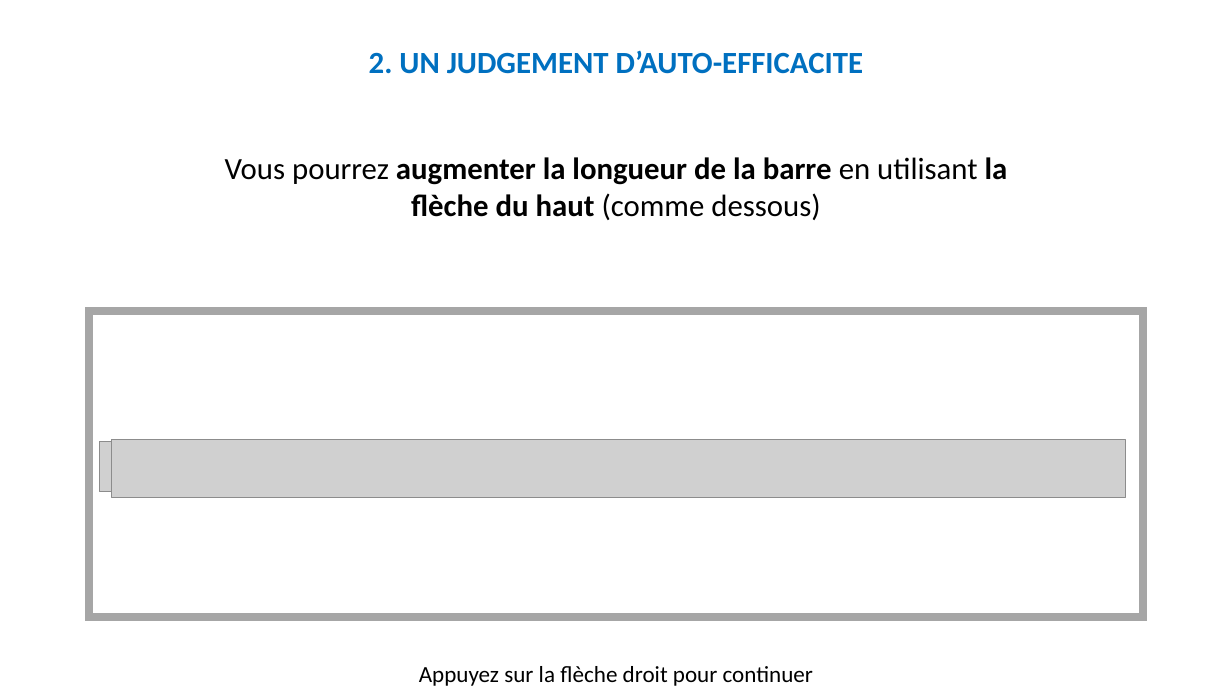
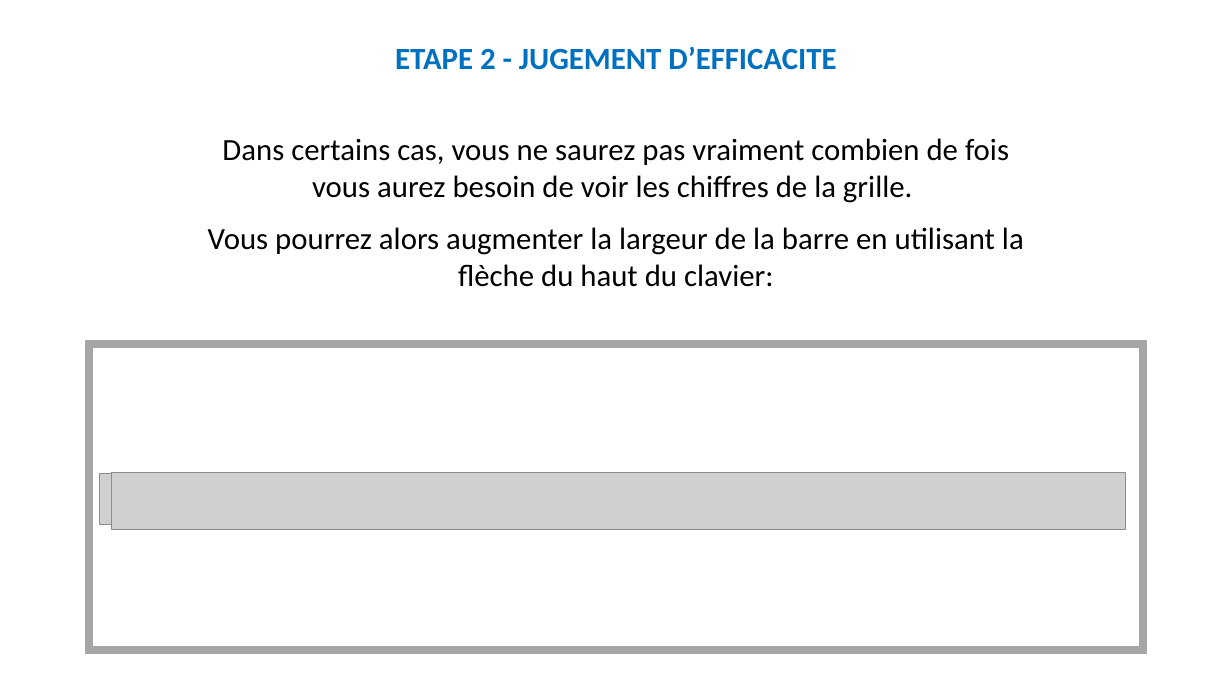
Before and after one commit to MBB-team/Online_Testing, a slide deck: slide 11 of src/Self_Efficacy/Stimuli/Instructions.pptx (slide 21 before the commit). Drawn at 1232x693 pixels with LibreOffice and Linux fonts; fonts in the diff are those of the drawing; grey boxes stand for pictures. Boxes give left, top, right and bottom in pixels: in the first picture for what was removed or moved away, otherwise in the second. Text is boxed around its words. In the diff, an @@ line names an element or a change of style, - is before the commit and + after.

Commit message:
modif instructions tache metacognition
voir PPT

```diff
--- a/src/Self_Efficacy/Stimuli/Instructions.pptx
+++ b/src/Self_Efficacy/Stimuli/Instructions.pptx
@@ text at [395,46,836,70]: text changed @@
-2. UN JUDGEMENT D’AUTO-EFFICACITE
+ETAPE 2 - JUGEMENT D’EFFICACITE
@@ text at [208,138,1024,287]: text changed; bold off @@
-Vous pourrez augmenter la longueur de la barre en utilisant la flèche du haut (comme dessous)
+Dans certains cas, vous ne saurez pas vraiment combien de fois vous aurez besoin de voir les chiffres de la grille.
+Vous pourrez alors augmenter la largeur de la barre en utilisant la flèche du haut du clavier:
@@ rectangle: place and size @@
-rectangle at [89,311,1143,617]
+rectangle at [89,344,1143,650]
@@ picture: place and size @@
-picture at [100,441,1125,492]
+picture at [100,474,1125,525]
@@ picture: place and size @@
-picture at [111,440,1125,497]
+picture at [111,472,1125,530]
@@ text removed at [419,666,813,686] @@
-Appuyez sur la flèche droit pour continuer
```
Also in this commit, not shown: 22 other slides changed, 10 slides added, 22 slides removed.
